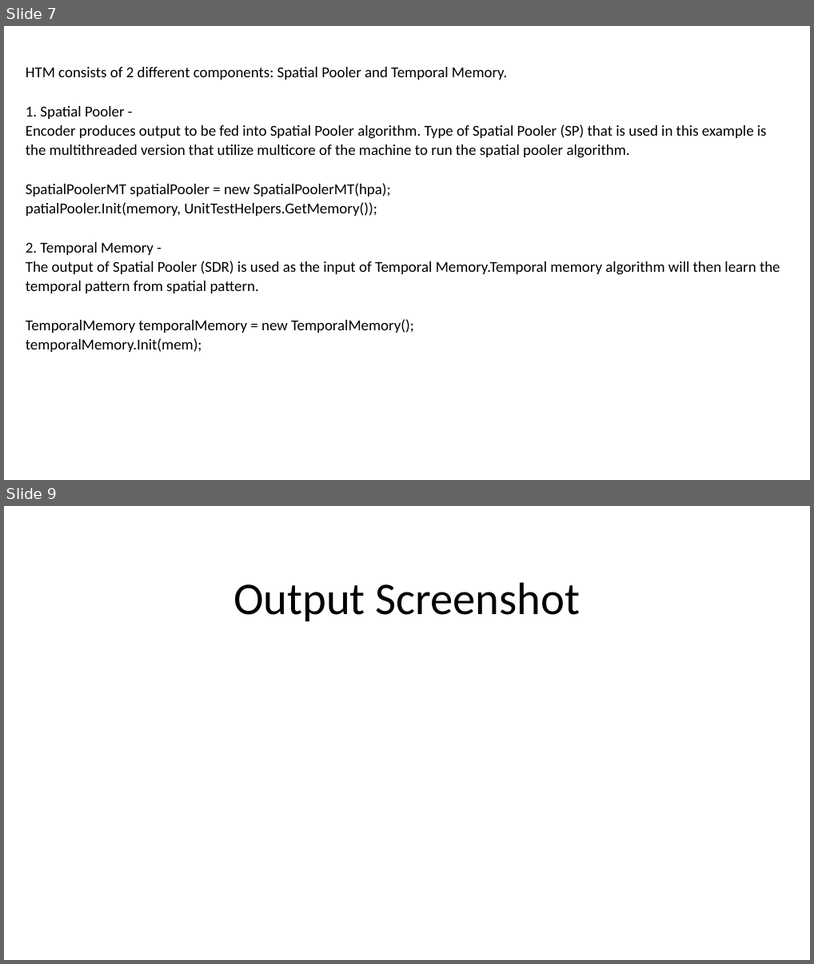
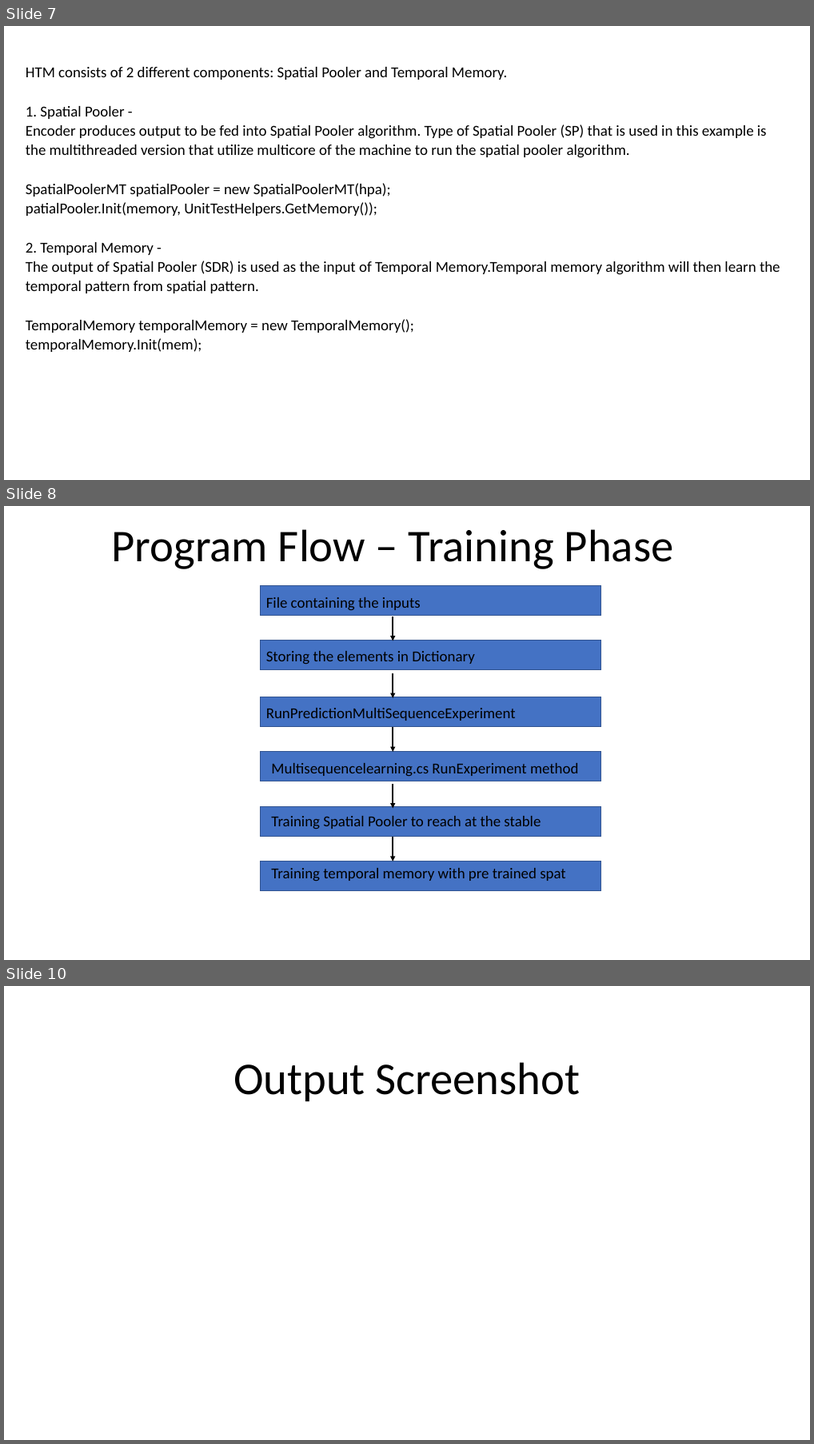
Before and after one commit to ddobric/neocortexapi, a slide deck: source/MySEProject/Documentation/ML2223_15 Approve Prediction of Multisequence Learning.pptx. Shown one above the other, each under a label of ours: slides 7 and 9 before the commit, slides 7, 8 and 10 after it; the slides between them are not shown. The pictures are 814x964 and 814x1444 pixels, drawn with LibreOffice and Linux fonts; fonts in the diff are those of the drawing. Boxes give left, top, right and bottom in pixels: in the first picture for what was removed or moved away, otherwise in the second. Text is boxed around its words. In the diff, an @@ line names an element or a change of style, - is before the commit and + after.

Commit message:
Added program flow in the ppt file

```diff
--- a/source/MySEProject/Documentation/ML2223_15 Approve Prediction of Multisequence Learning.pptx
+++ b/source/MySEProject/Documentation/ML2223_15 Approve Prediction of Multisequence Learning.pptx
@@ slide 8 added at [4,506,810,960], background #FFFFFF @@
@@ title added at [112,529,674,569], 54 pt, text #000000 @@
+Program Flow – Training Phase
@@ rectangle added at [261,586,602,616], fill #4472C4, outline #325491 1 pt @@
@@ text added at [266,597,421,610], 18 pt, text #000000 @@
+File containing the inputs
@@ arrow added from (393, 616) to (393, 641), #000000 1.5 pt @@
@@ rectangle added at [261,640,602,670], fill #4472C4, outline #325491 1 pt @@
@@ text added at [266,651,475,664], 18 pt, text #000000 @@
+Storing the elements in Dictionary
@@ arrow added from (393, 673) to (393, 698), #000000 1.5 pt @@
@@ rectangle added at [261,696,602,726], fill #4472C4, outline #325491 1 pt @@
@@ text added at [266,708,516,720], 18 pt, text #000000 @@
+RunPredictionMultiSequenceExperiment
@@ arrow added from (393, 728) to (393, 752), #000000 1.5 pt @@
@@ rectangle added at [261,752,602,781], fill #4472C4, outline #325491 1 pt @@
@@ text added at [271,763,579,776], 18 pt, text #000000 @@
+Multisequencelearning.cs RunExperiment method
@@ arrow added from (393, 784) to (393, 808), #000000 1.5 pt @@
@@ rectangle added at [261,806,602,836], fill #4472C4, outline #325491 1 pt @@
@@ text added at [271,816,541,829], 18 pt, text #000000 @@
+Training Spatial Pooler to reach at the stable
@@ arrow added from (393, 837) to (393, 861), #000000 1.5 pt @@
@@ rectangle added at [261,861,602,891], fill #4472C4, outline #325491 1 pt @@
@@ text added at [271,868,566,881], 18 pt, text #000000 @@
+Training temporal memory with pre trained spat
@@ what was slide 9 is now slide 10 @@
```
Also in this commit, not shown: 1 slide changed, 2 other slides added, 2 slides removed.
